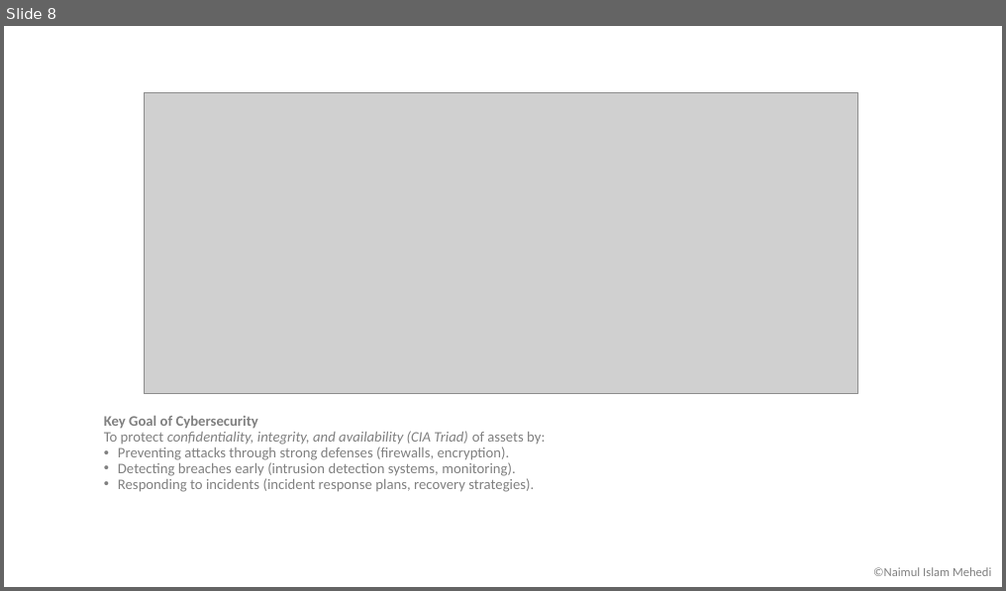
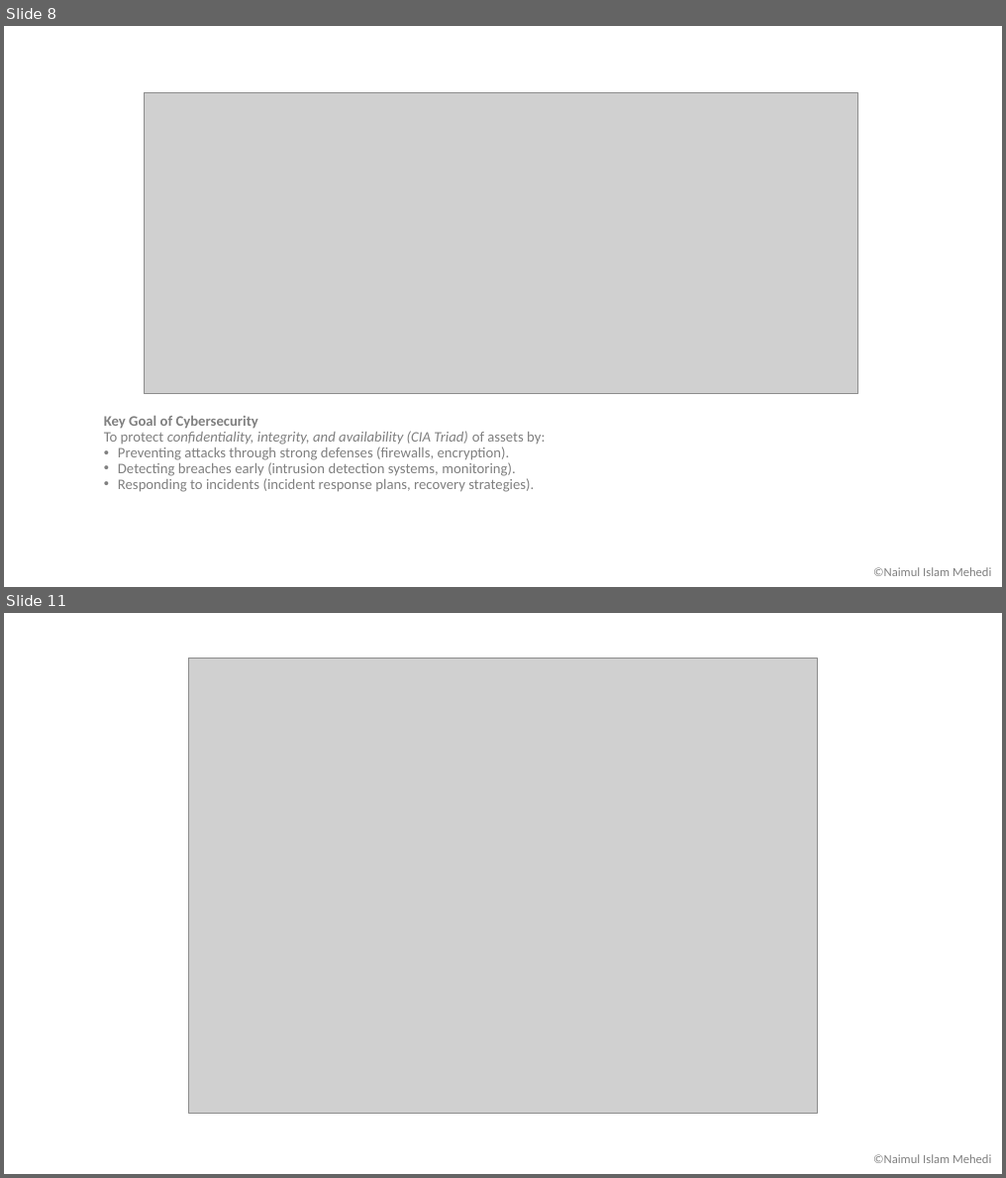
Before and after one commit to MehediAndInterface/Cyber-Security, a slide deck: Module 1 - Introduction to Cybersecurity/1. Introduction to Cybersecurity.pptx. Shown one above the other, each under a label of ours: slide 8 before the commit, slides 8 and 11 after it; the slides between them are not shown. The pictures are 1006x591 and 1006x1178 pixels, drawn with LibreOffice and Linux fonts; fonts in the diff are those of the drawing; grey boxes stand for pictures. Boxes give left, top, right and bottom in pixels: in the first picture for what was removed or moved away, otherwise in the second. Text is boxed around its words. In the diff, an @@ line names an element or a change of style, - is before the commit and + after.

```diff
--- a/Module 1 - Introduction to Cybersecurity/1. Introduction to Cybersecurity.pptx
+++ b/Module 1 - Introduction to Cybersecurity/1. Introduction to Cybersecurity.pptx
@@ slide 11 added at box(4, 613, 1002, 1174), background #FFFFFF @@
@@ picture added at box(189, 659, 817, 1114) @@
@@ text added at box(873, 1155, 991, 1163), 12 pt, text #808080 @@
+©️Naimul Islam Mehedi
```
Also in this commit, not shown: 13 other slides added, 4 other files.
